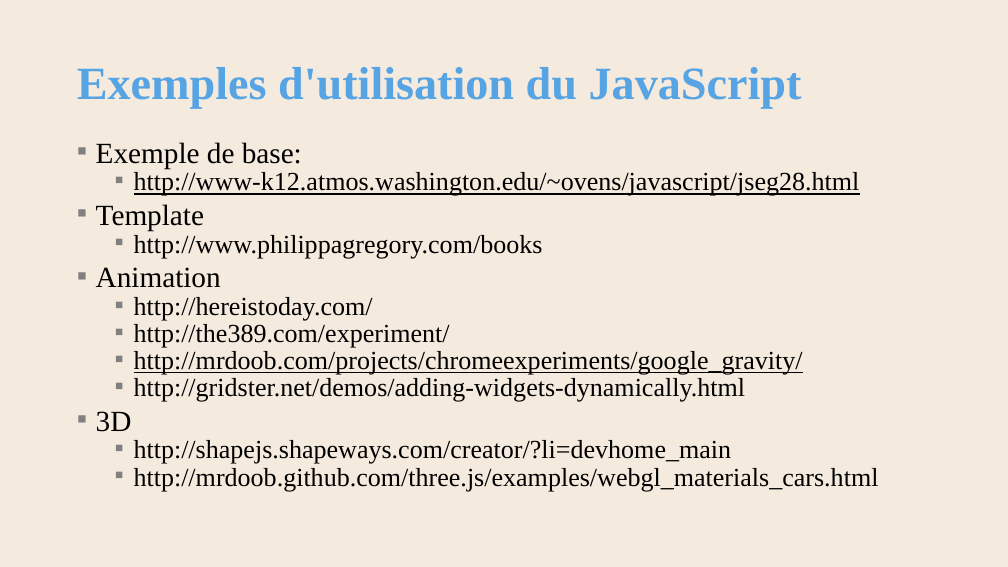
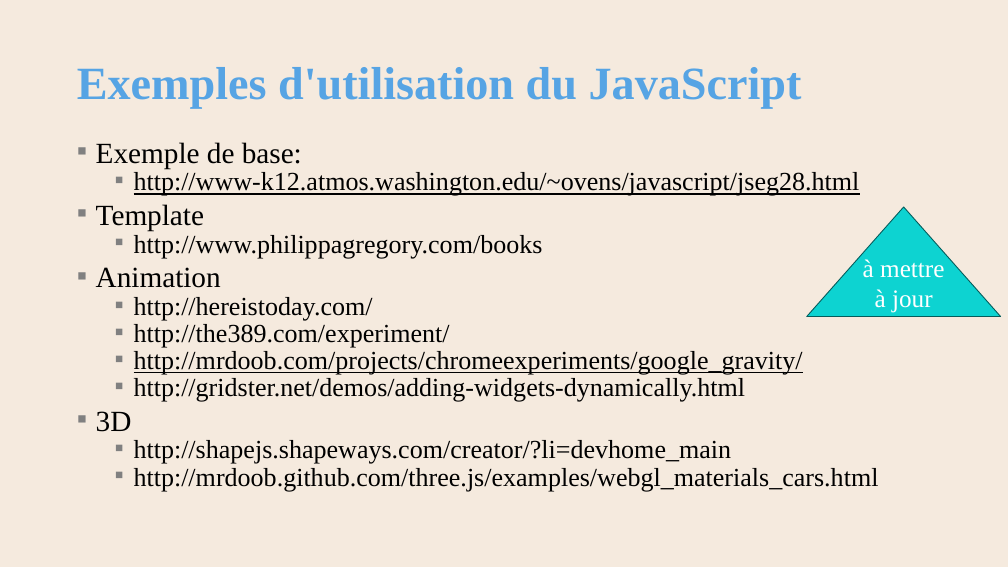
Before and after one commit to AlainWafflard/4IPW3, a slide deck: slide 6 of syllabus/17_javascript/syllabus_17_js.pptx. Drawn at 1008x567 pixels with LibreOffice and Linux fonts; fonts in the diff are those of the drawing; background and template pictures are left out. Boxes give left, top, right and bottom in pixels: in the first picture for what was removed or moved away, otherwise in the second. Text is boxed around its words. In the diff, an @@ line names an element or a change of style, - is before the commit and + after.

Commit message:
update syllabus 17 JavaScript, 2025/09/15

```diff
--- a/syllabus/17_javascript/syllabus_17_js.pptx
+++ b/syllabus/17_javascript/syllabus_17_js.pptx
@@ triangle added at <box>807,207,1001,317</box>, fill #0DD3D1, outline #065C5C 0.85 pt, 24 pt, text #FFFFFF @@
+à mettre à jour
```
Also in this commit, not shown: 40 other slides changed, 6 other files.
